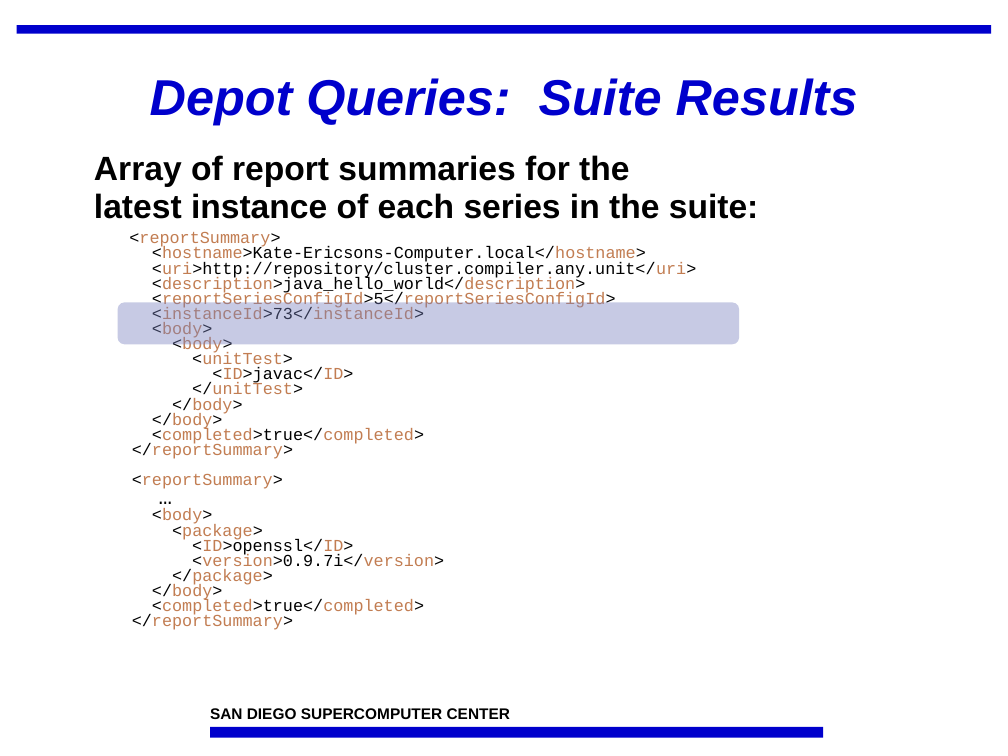
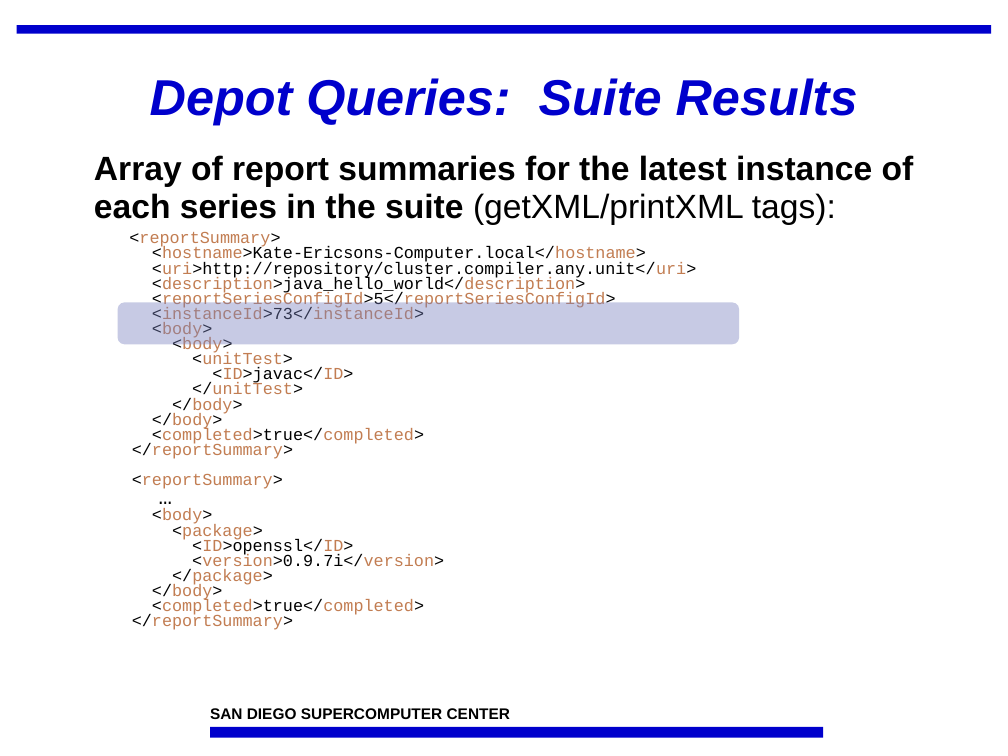
Before and after one commit to IncaProject/inca-xsede, a slide deck: slide 6 of talks/feb-06-workshop/dataConsumers.ppt (slide 4 before the commit). Drawn at 1008x756 pixels with LibreOffice and Linux fonts; fonts in the diff are those of the drawing; background and template pictures are left out. Boxes give left, top, right and bottom in pixels: in the first picture for what was removed or moved away, otherwise in the second. Text is boxed around its words. In the diff, an @@ line names an element or a change of style, - is before the commit and + after.

```diff
--- a/talks/feb-06-workshop/dataConsumers.ppt
+++ b/talks/feb-06-workshop/dataConsumers.ppt
@@ text at [94, 155, 914, 225]: text changed @@
-Array of report summaries for the
-latest instance of each series in the suite:
+Array of report summaries for the latest instance of
+each series in the suite (getXML/printXML tags):
```
Also in this commit, not shown: 3 other slides changed, 2 slides added.
